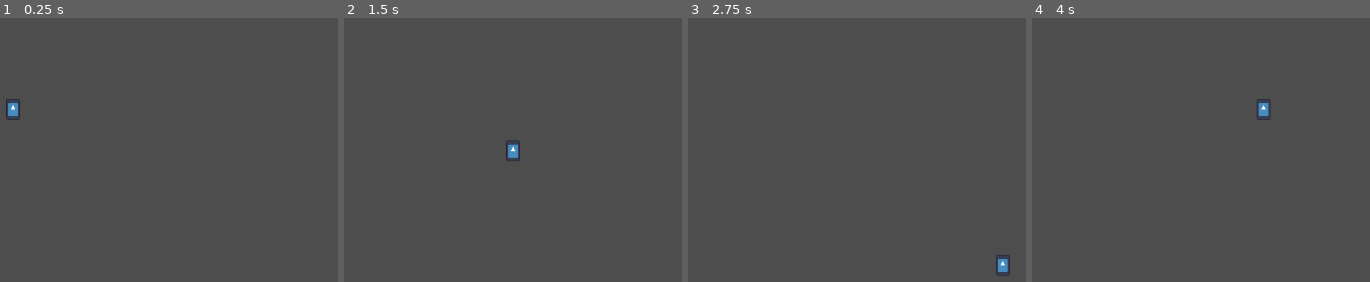
Above: before the commit, frames 1-4 (left to right).
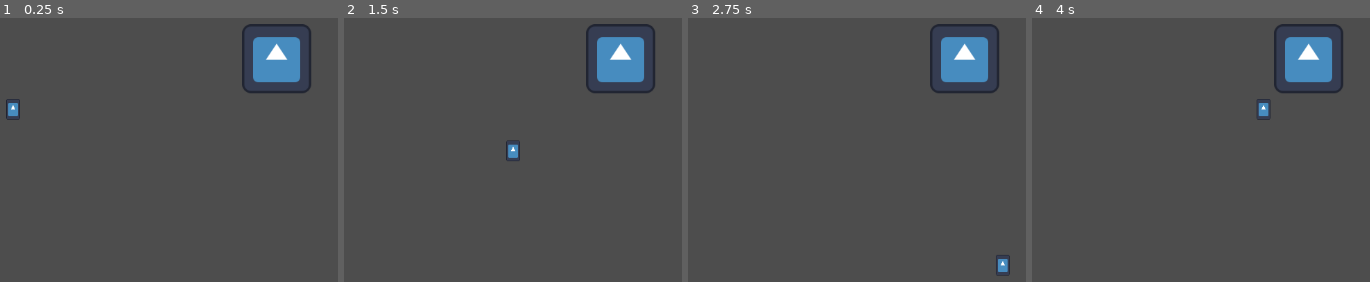
Above: after the commit, the same moments.

Repository: CplCanuck/mru-hacks-2025
Game: Godot game, scene res://Scenes/player_test.tscn
Two runs of this game, one before a commit and one after it. Both use one fixed random seed, a clock stepped at 60 frames per second and the inputs below. The engine's default icon, where the game draws it, is replaced by a stand-in: a white triangle on a blue panel in a dark square.
Inputs:
- Up to frame 1 (0.25 s): no input
- Up to frame 2 (1.5 s): tap Enter at 0.5 s; hold D (right) 0.53-1.28 s; hold E (interact) 0.53-1.28 s; tap Space (ui_select) at 0.77, 0.8, 1.07, 1.35 s; hold S (down) from 1.28 s (still down)
- Up to frame 3 (2.75 s): tap Space (ui_select) at 1.52, 1.82, 2.3 s; tap E (interact) at 1.55 s; release S (down) at 2.03 s; hold D (right) from 2.03 s (still down); hold E (interact) from 2.03 s (still down)
- Up to frame 4 (4 s): release D (right) at 2.78 s; release E (interact) at 2.78 s; hold W (up) 2.78-3.53 s; tap E (interact) at 2.85 s; tap Space (ui_select) at 3.02, 3.32 s; hold A (left) from 3.53 s (still down); hold Space (ui_select) from 3.53 s (still down)

The runs differ from the first frame. In frame 1, 3.2% of the frame differs, in the area x 71-93%, y 2-29%; in frame 2, 3.2%; in frame 3, 3.2%; in frame 4, 3.2%.

Commit message:
Fix player interaction

Diff:
--- a/Components/signpost_component.gd
+++ b/Components/signpost_component.gd
@@ -4,22 +4,8 @@
 @export var text:String  = ""
 
 signal change_dialogue_box(text)
-#signal close_dialogue_box
-
 
 var curr_showing : bool = false
 
 func interact():
 	change_dialogue_box.emit(text)
-	#if curr_showing :
-
-	#else :
-	#	close_dialogue_box.emit()
-
-	#curr_showing = not curr_showing
-
-## TODO delete
-
-func _input(event: InputEvent) -> void:
-	if event.is_action_pressed("interact") :
-		interact()
--- a/Elements/Gravestone.tscn
+++ b/Elements/Gravestone.tscn
@@ -5,7 +5,7 @@
 [ext_resource type="Texture2D" uid="uid://ntj3glpu218v" path="res://icon.svg" id="2_7ua5i"]
 
 [sub_resource type="RectangleShape2D" id="RectangleShape2D_loovt"]
-size = Vector2(195, 110)
+size = Vector2(140, 140)
 
 [sub_resource type="RectangleShape2D" id="RectangleShape2D_rulau"]
 size = Vector2(100, 100)
@@ -16,7 +16,6 @@
 [node name="SignpostComponent" parent="." instance=ExtResource("1_loovt")]
 
 [node name="CollisionShape2D" type="CollisionShape2D" parent="SignpostComponent"]
-position = Vector2(0.5, 55)
 shape = SubResource("RectangleShape2D_loovt")
 
 [node name="Sprite2D" type="Sprite2D" parent="."]
--- a/Levels/signpost_test.tscn
+++ b/Levels/signpost_test.tscn
@@ -12,4 +12,3 @@
 [node name="CanvasLayer" type="CanvasLayer" parent="."]
 
 [node name="DialogueBox" parent="CanvasLayer" instance=ExtResource("2_g7rae")]
-visible = false
--- a/Scenes/player.gd
+++ b/Scenes/player.gd
@@ -4,16 +4,25 @@
 const SPEED = 300.0
 const JUMP_VELOCITY = -400.0
 
+@onready var interaction_range: Area2D = $InteractionRange
+
 
 func _physics_process(_delta: float) -> void:
-    # Get the input direction and handle the movement/deceleration.
-    # As good practice, you should replace UI actions with custom gameplay actions.
-    var direction := Input.get_vector("left", "right", "up", "down").normalized()
-    if direction:
-        velocity = direction * SPEED
-    else:
-        # Slow down player if not moving
-        velocity.x = move_toward(velocity.x, 0, SPEED)
-        velocity.y = move_toward(velocity.y, 0, SPEED)
+	# Get the input direction and handle the movement/deceleration.
+	# As good practice, you should replace UI actions with custom gameplay actions.
+	var direction := Input.get_vector("left", "right", "up", "down").normalized()
+	if direction:
+		velocity = direction * SPEED
+	else:
+		# Slow down player if not moving
+		velocity.x = move_toward(velocity.x, 0, SPEED)
+		velocity.y = move_toward(velocity.y, 0, SPEED)
 
-    move_and_slide()
+	move_and_slide()
+
+
+func _input(event: InputEvent) -> void:
+	if event.is_action_pressed('ui_select'):
+		for object in interaction_range.get_overlapping_areas():
+			if object.has_method("interact"):
+				object.interact()
--- a/Scenes/player.tscn
+++ b/Scenes/player.tscn
@@ -1,9 +1,12 @@
-[gd_scene load_steps=4 format=3 uid="uid://b0g05sv23vr6u"]
+[gd_scene load_steps=5 format=3 uid="uid://b0g05sv23vr6u"]
 
 [ext_resource type="Script" uid="uid://dybfiyquachh8" path="res://Scenes/player.gd" id="1_cvnsp"]
 [ext_resource type="Texture2D" uid="uid://ntj3glpu218v" path="res://icon.svg" id="2_6t5aa"]
 
 [sub_resource type="CapsuleShape2D" id="CapsuleShape2D_onrkg"]
+
+[sub_resource type="RectangleShape2D" id="RectangleShape2D_cvnsp"]
+size = Vector2(50, 48)
 
 [node name="Player" type="CharacterBody2D"]
 script = ExtResource("1_cvnsp")
@@ -15,3 +18,9 @@
 position = Vector2(-9.536743e-07, -2.3841858e-07)
 scale = Vector2(0.15624999, 0.23437497)
 texture = ExtResource("2_6t5aa")
+
+[node name="InteractionRange" type="Area2D" parent="."]
+
+[node name="CollisionShape2D" type="CollisionShape2D" parent="InteractionRange"]
+position = Vector2(0, 24)
+shape = SubResource("RectangleShape2D_cvnsp")
--- a/Scenes/player_test.tscn
+++ b/Scenes/player_test.tscn
@@ -1,8 +1,18 @@
-[gd_scene load_steps=2 format=3 uid="uid://x1tc55goikvx"]
+[gd_scene load_steps=4 format=3 uid="uid://x1tc55goikvx"]
 
 [ext_resource type="PackedScene" uid="uid://b0g05sv23vr6u" path="res://Scenes/player.tscn" id="1_xjjte"]
+[ext_resource type="PackedScene" uid="uid://byjmdu6hnqlpd" path="res://Elements/Gravestone.tscn" id="2_acvas"]
+[ext_resource type="PackedScene" uid="uid://bm3btevr6lisi" path="res://UI/DialogueBox.tscn" id="3_pm723"]
 
 [node name="PlayerTest" type="Node2D"]
 
 [node name="Player" parent="." instance=ExtResource("1_xjjte")]
 position = Vector2(300, 214)
+
+[node name="Gravestone" parent="." instance=ExtResource("2_acvas")]
+position = Vector2(680, 141)
+text = "Lorem ipsum dolor est"
+
+[node name="CanvasLayer" type="CanvasLayer" parent="."]
+
+[node name="DialogueBox" parent="CanvasLayer" instance=ExtResource("3_pm723")]
--- a/UI/dialogue_box.gd
+++ b/UI/dialogue_box.gd
@@ -14,6 +14,7 @@
 
 func change_text(text:String) :
 	# hides on double interact
+	# also stops empty signs from showing anything.
 	if text == text_box.text :
 		visible = false
 		text_box.text = ""
--- a/project.godot
+++ b/project.godot
@@ -21,6 +21,13 @@
 
 [input]
 
+ui_select={
+"deadzone": 0.5,
+"events": [Object(InputEventJoypadButton,"resource_local_to_scene":false,"resource_name":"","device":0,"button_index":3,"pressure":0.0,"pressed":false,"script":null)
+, Object(InputEventKey,"resource_local_to_scene":false,"resource_name":"","device":0,"window_id":0,"alt_pressed":false,"shift_pressed":false,"ctrl_pressed":false,"meta_pressed":false,"pressed":false,"keycode":32,"physical_keycode":0,"key_label":0,"unicode":32,"location":0,"echo":false,"script":null)
+, Object(InputEventKey,"resource_local_to_scene":false,"resource_name":"","device":-1,"window_id":0,"alt_pressed":false,"shift_pressed":false,"ctrl_pressed":false,"meta_pressed":false,"pressed":false,"keycode":0,"physical_keycode":69,"key_label":0,"unicode":101,"location":0,"echo":false,"script":null)
+]
+}
 up={
 "deadzone": 0.2,
 "events": [Object(InputEventKey,"resource_local_to_scene":false,"resource_name":"","device":-1,"window_id":0,"alt_press …(192 unchanged characters)…
@@ -49,6 +56,11 @@
 , Object(InputEventJoypadMotion,"resource_local_to_scene":false,"resource_name":"","device":-1,"axis":0,"axis_value":1.0,"script":null)
 ]
 }
+interact={
+"deadzone": 0.2,
+"events": [Object(InputEventKey,"resource_local_to_scene":false,"resource_name":"","device":-1,"window_id":0,"alt_pressed":false,"shift_pressed":false,"ctrl_pressed":false,"meta_pressed":false,"pressed":false,"keycode":0,"physical_keycode":69,"key_label":0,"unicode":101,"location":0,"echo":false,"script":null)
+]
+}
 attack={
 "deadzone": 0.2,
 "events": [Object(InputEventKey,"resource_local_to_scene":false,"resource_name":"","device":-1,"window_id":0,"alt_press …(191 unchanged characters)…
@@ -56,18 +68,6 @@
 , Object(InputEventJoypadButton,"resource_local_to_scene":false,"resource_name":"","device":-1,"button_index":0,"pressure":0.0,"pressed":true,"script":null)
 ]
 }
-interact={
-"deadzone": 0.2,
-"events": [Object(InputEventKey,"resource_local_to_scene":false,"resource_name":"","device":-1,"window_id":0,"alt_pressed":false,"shift_pressed":false,"ctrl_pressed":false,"meta_pressed":false,"pressed":false,"keycode":0,"physical_keycode":69,"key_label":0,"unicode":101,"location":0,"echo":false,"script":null)
-, Object(InputEventKey,"resource_local_to_scene":false,"resource_name":"","device":-1,"window_id":0,"alt_pressed":false,"shift_pressed":false,"ctrl_pressed":false,"meta_pressed":false,"pressed":false,"keycode":0,"physical_keycode":88,"key_label":0,"unicode":120,"location":0,"echo":false,"script":null)
-, Object(InputEventJoypadButton,"resource_local_to_scene":false,"resource_name":"","device":-1,"button_index":2,"pressure":0.0,"pressed":true,"script":null)
-]
-}
-interact={
-"deadzone": 0.2,
-"events": [Object(InputEventKey,"resource_local_to_scene":false,"resource_name":"","device":-1,"window_id":0,"alt_pressed":false,"shift_pressed":false,"ctrl_pressed":false,"meta_pressed":false,"pressed":false,"keycode":0,"physical_keycode":69,"key_label":0,"unicode":101,"location":0,"echo":false,"script":null)
-]
-}
 
 [rendering]
 
